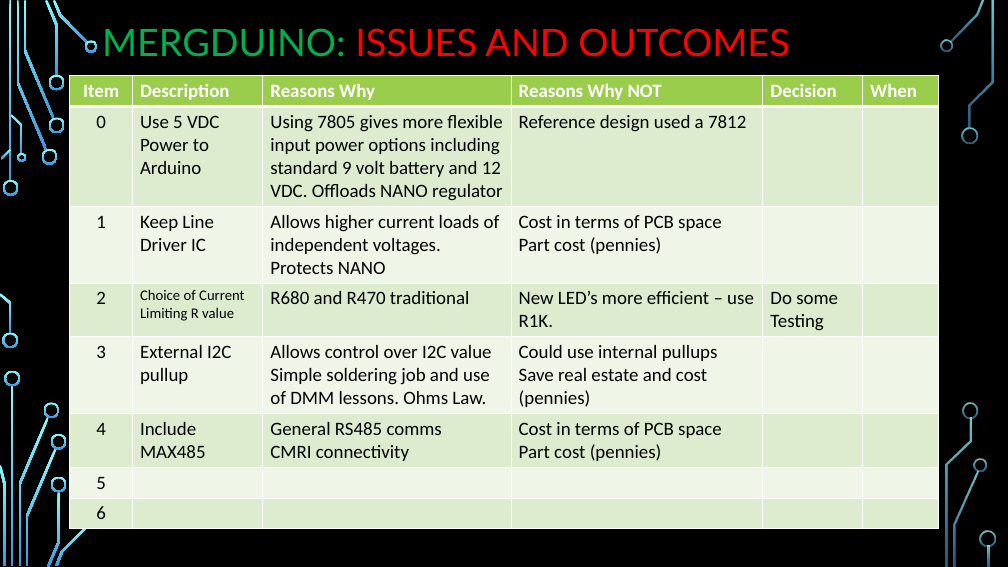
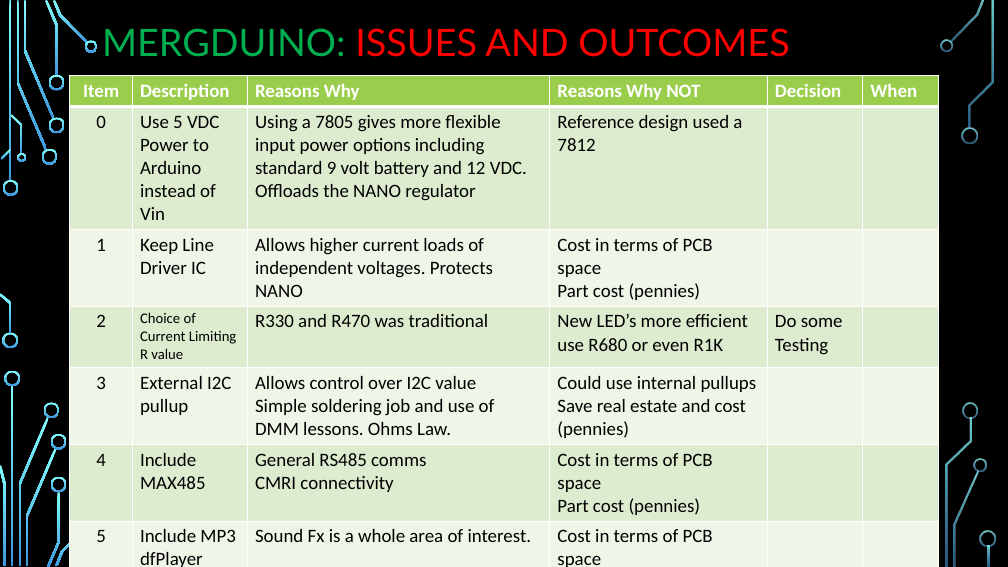
Before and after one commit to Alan-Lomax/MERG-SIG-Presentations, a slide deck: slide 9 of Practical Arduino - Ground Up.pptx. Drawn at 1008x567 pixels with LibreOffice and Linux fonts; fonts in the diff are those of the drawing; background and template pictures are left out. Boxes give left, top, right and bottom in pixels: in the first picture for what was removed or moved away, otherwise in the second. Text is boxed around its words. In the diff, an @@ line names an element or a change of style, - is before the commit and + after.

Commit message:
Update Practical Arduino - Ground Up.pptx
Scoping study for a Arduino NANO carrier board usable as a lesson platform and also as a 'Lego brick platform ' for Arduino applications.

```diff
--- a/Practical Arduino - Ground Up.pptx
+++ b/Practical Arduino - Ground Up.pptx
@@ table at (70,76,938,567) @@
-row 2, column 2: Use 5 VDC Power to Arduino
+row 2, column 2: Use 5 VDC Power to Arduino instead of Vin
-row 2, column 3: Using 7805 gives more flexible input power options including standard 9 volt battery and 12 VDC. Offloads NANO regulator
+row 2, column 3: Using a 7805 gives more flexible input power options including standard 9 volt battery and 12 VDC. Offloads the NANO regulator
-row 4, column 3: R680 and R470 traditional
+row 4, column 3: R330 and R470 was traditional
-row 4, column 4: New LED’s more efficient – use R1K.
+row 4, column 4: New LED’s more efficient use R680 or even R1K
-row 7: 5 |  |  |  |  | 
-row 8: 6 |  |  |  |  | 
+row 7: 5 | Include MP3 dfPlayer | Sound Fx is a whole area of interest. | Cost in terms of PCB space / Part cost (pennies) |  | 
```
